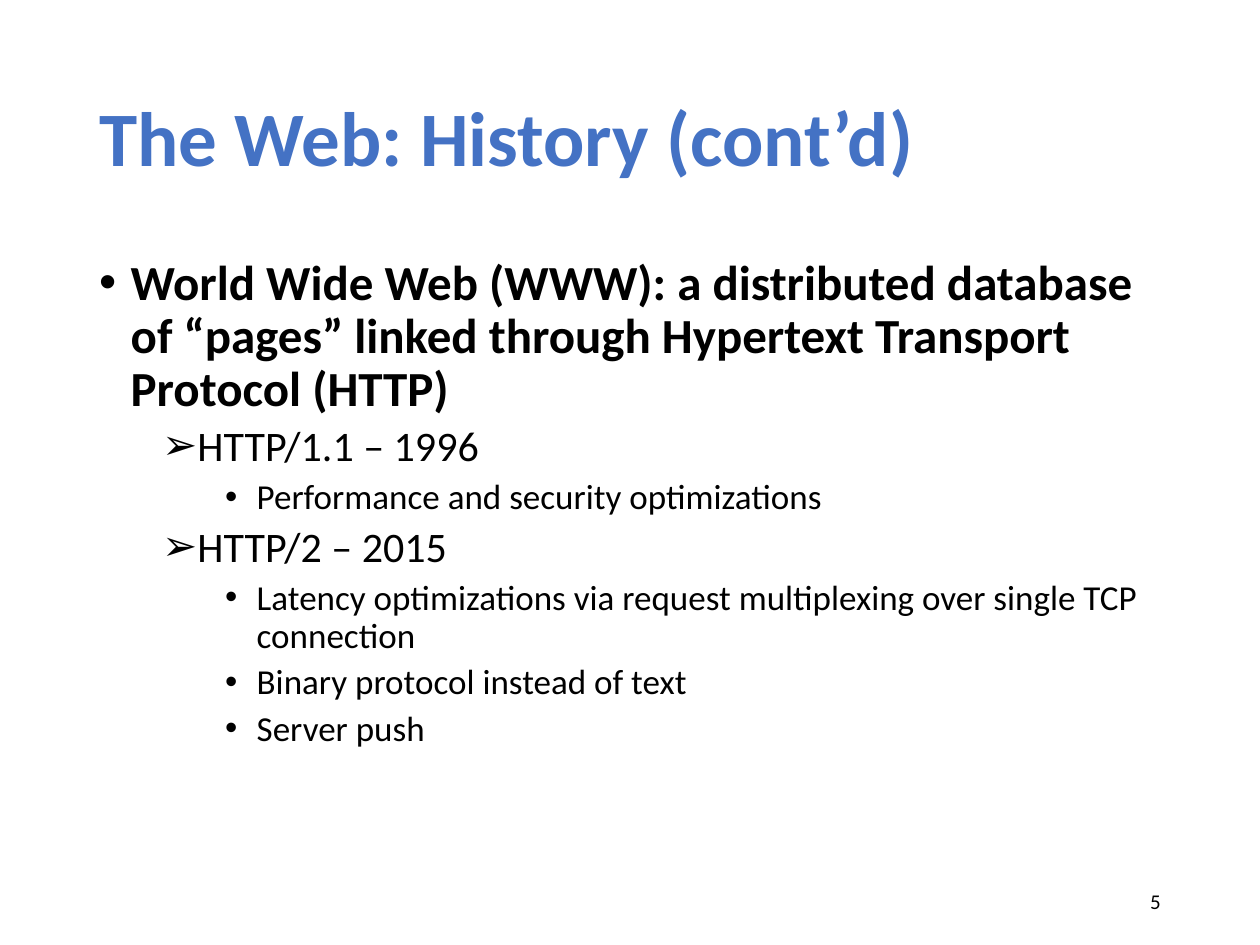
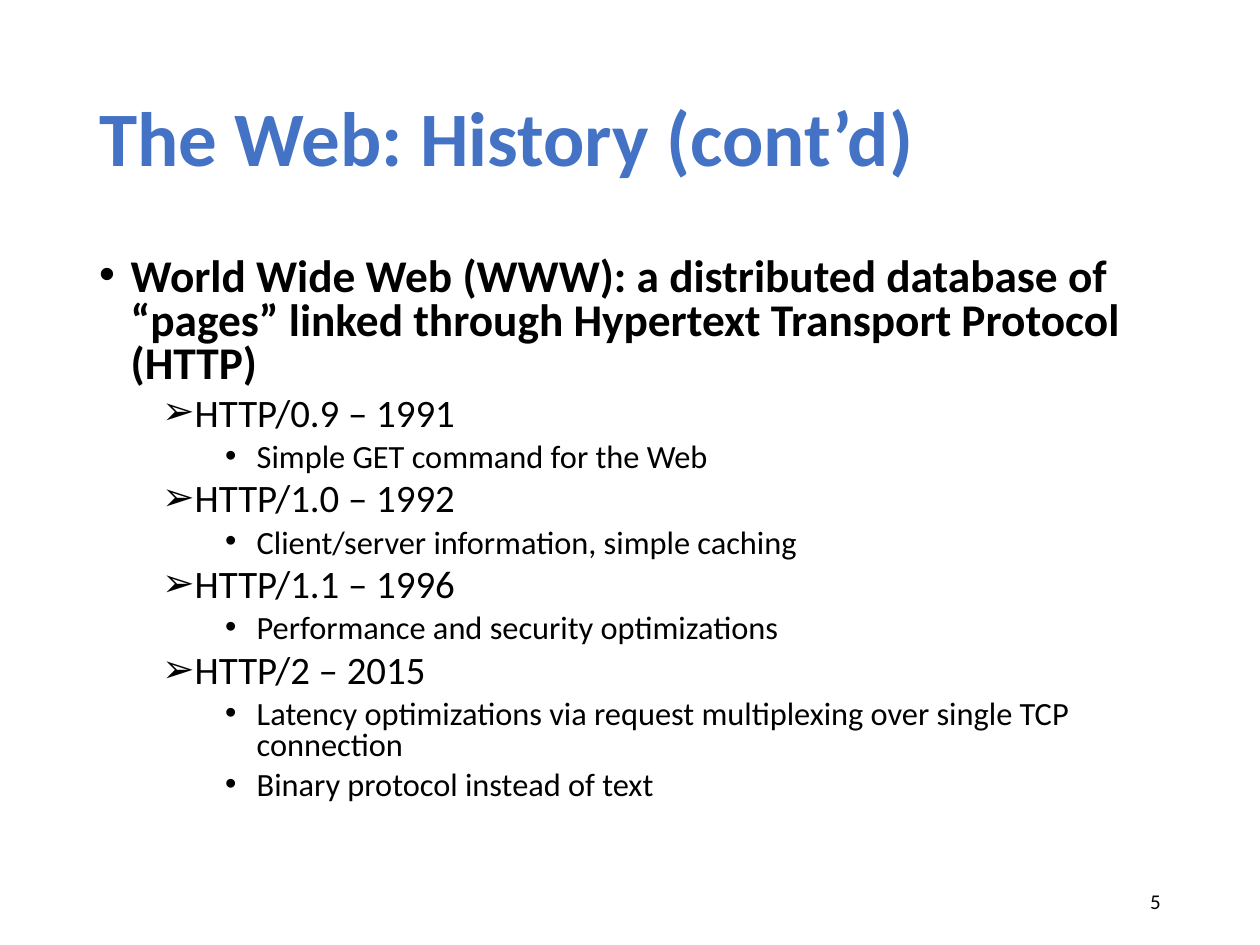
Before and after one commit to xinjin/course-net, a slide deck: slide 5 of slides/lec04_web.pptx. Drawn at 1260x945 pixels with LibreOffice and Linux fonts; fonts in the diff are those of the drawing. Boxes give left, top, right and bottom in pixels: in the first picture for what was removed or moved away, otherwise in the second. Text is boxed around its words. In the diff, an @@ line names an element or a change of style, - is before the commit and + after.

```diff
--- a/slides/lec04_web.pptx
+++ b/slides/lec04_web.pptx
@@ text at bbox=[131, 258, 1119, 802]: size 28 to 25.9 pt in "World Wide Web (WWW): a distributed database ..."; size 24 to 22.2 pt in "HTTP/1.1 – 1996", "HTTP/2 – 2015"; size 20 to 18.5 pt in "Performance and security optimizations", "Latency optimizations via request multiplexing over single ...", "Binary protocol instead of text"; line spacing 0.9 to 0.8 @@
@@ text at bbox=[195, 400, 796, 560]: paragraphs added @@
+  ➢ HTTP/0.9 – 1991
+    • Simple GET command for the Web
+  ➢ HTTP/1.0 – 1992
+    • Client/server information, simple caching
@@ text at bbox=[257, 716, 425, 747]: paragraph removed @@
-    • Server push
```
Also in this commit, not shown: 4 other slides changed, 1 slide added, 9 slides removed, 2 other files.
